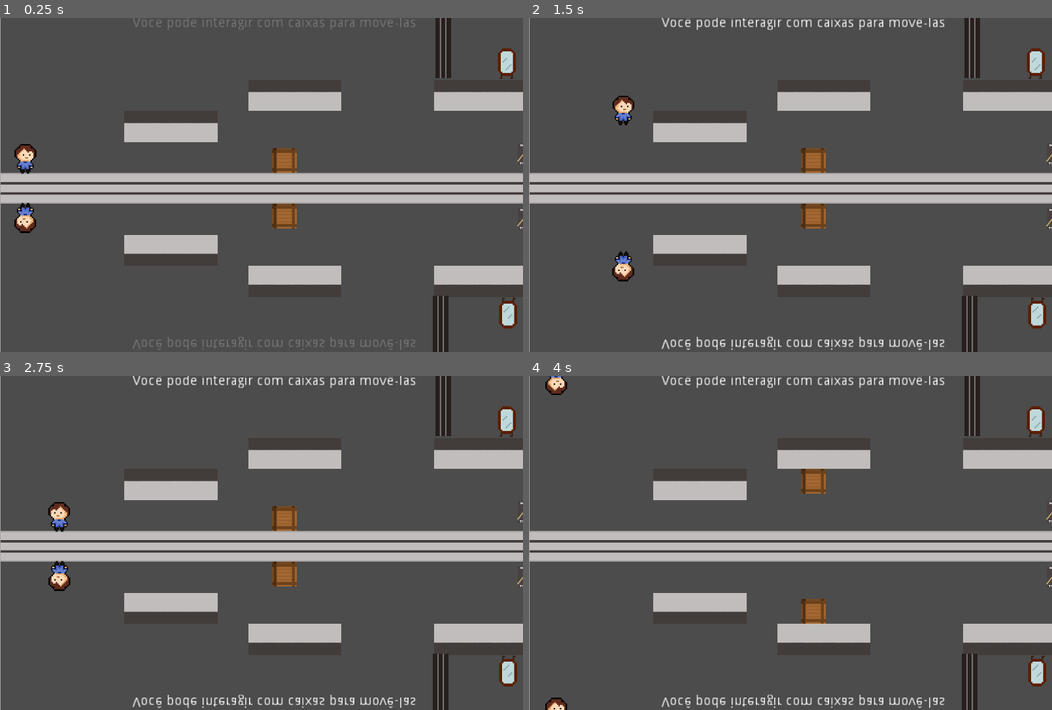
Above: before the commit, frames 1-4 (two rows, left to right).
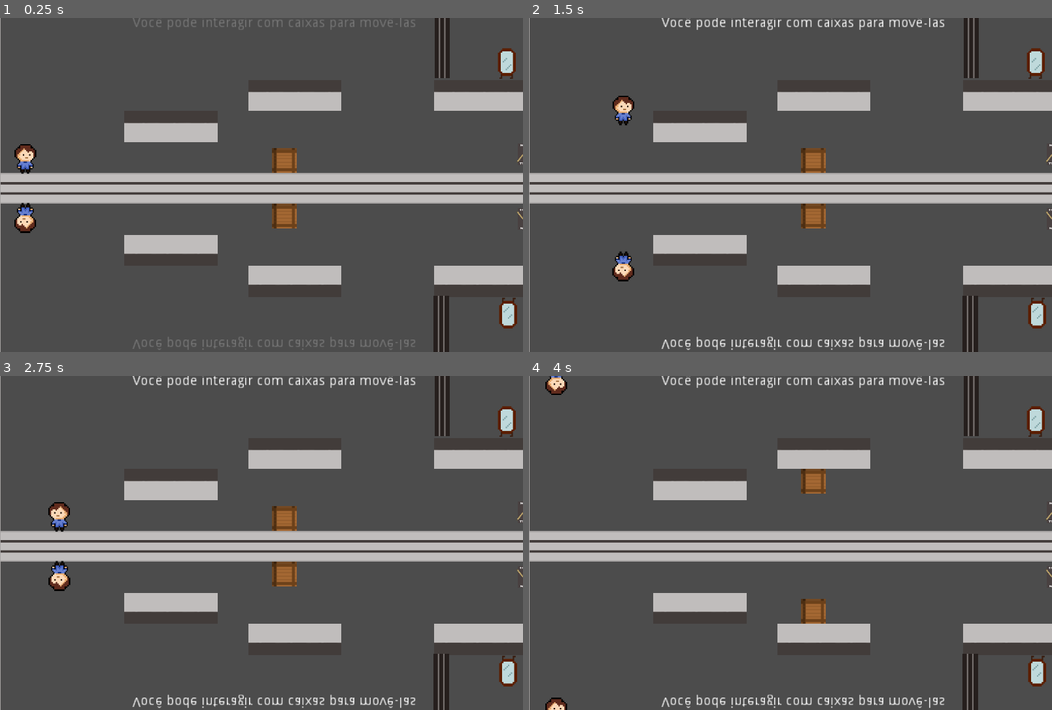
Above: after the commit, the same moments.

Repository: papukweh/Sohlepse
Game: Godot game, scene res://Stages/stage6.tscn
Same seed, same stepped clock (60 frames per second), same inputs: the game is played once before the commit and once after it. This scene is started directly instead of the project's main scene.
Inputs:
- Up to frame 1 (0.25 s): no input
- Up to frame 2 (1.5 s): hold Right (move_right) 0.53-1.28 s; hold E (interact) 0.53-1.28 s; tap Up (jump) at 0.77 s; tap F (play) at 0.8, 1.35 s; hold Down (move_down) from 1.28 s (still down)
- Up to frame 3 (2.75 s): tap Up (jump) at 1.52 s; tap E (interact) at 1.55 s; release Down (move_down) at 2.03 s; hold Right (move_right) from 2.03 s (still down); tap H (change-h) at 2.1 s; tap F (play) at 2.3 s
- Up to frame 4 (4 s): tap V (change-v) at 2.85 s; tap Up (jump) at 3.02, 3.77 s; tap E (interact) at 3.05 s; release Right (move_right) at 3.53 s; hold Left (move_left) from 3.53 s (still down); hold E (interact) from 3.53 s (still down); tap F (play) at 3.8 s

The runs differ from the first frame. In frame 1, 0.4% of the frame differs, in the area x 82-100%, y 0-100%; in frame 2, 0.4%; in frame 3, 0.4%; in frame 4, 0.4%.

Commit message:
Conserta alavanca não espelhada

Diff:
--- a/Sohlepse/Manager/StageManager.tscn
+++ b/Sohlepse/Manager/StageManager.tscn
@@ -4,7 +4,7 @@
 [ext_resource path="res://Manager/Dual_screen.tscn" type="PackedScene" id=2]
 [ext_resource path="res://Menus/PauseMenu.tscn" type="PackedScene" id=3]
 
-[node name="StageManager" type="Node2D" index="0"]
+[node name="StageManager" type="Node2D"]
 
 script = ExtResource( 1 )
 _sections_unfolded = [ "Transform" ]
--- a/Sohlepse/Stages/Tutorial2.gd
+++ b/Sohlepse/Stages/Tutorial2.gd
@@ -1,7 +1,7 @@
 extends Node
 
-var playedcaixas = false
-var playedalavanca = false
+onready var playedcaixas = false
+onready var playedalavancas = false
 
 func _ready():
 	$AnimationPlayer.play("Caixas")
@@ -10,6 +10,8 @@
 	if not playedcaixas:
 		$AnimationPlayer.play_backwards("Caixas")
 		playedcaixas = true
-	if not playedalavanca:
+
+func _on_AnimationPlayer_animation_finished(anim):
+	if playedcaixas and not playedalavancas:
 		$AnimationPlayer.play("Alavancas")
-		playedalavanca = true
+		playedalavancas = true
--- a/Sohlepse/Stages/stage6.tscn
+++ b/Sohlepse/Stages/stage6.tscn
@@ -75,7 +75,7 @@
 [sub_resource type="RectangleShape2D" id=1]
 
 custom_solver_bias = 0.0
-extents = Vector2( 11.1828, 14.5196 )
+extents = Vector2( 67.0968, 27.4711 )
 
 [node name="stage6" index="0" instance=ExtResource( 1 )]
 
@@ -175,17 +175,17 @@
 [node name="Lever1" parent="Objects" index="3" instance=ExtResource( 5 )]
 
 position = Vector2( 1077.18, 415.512 )
-scale = Vector2( -1, 1 )
+scale = Vector2( -1, -1 )
 _sections_unfolded = [ "Collision", "Transform" ]
 
 [node name="Wall1" parent="Objects" index="4" instance=ExtResource( 6 )]
 
-position = Vector2( 915.111, 28.9895 )
+position = Vector2( 913.111, 28.9895 )
 scale = Vector2( 1, 2.99574 )
 
 [node name="Wall2" parent="Objects" index="5" instance=ExtResource( 6 )]
 
-position = Vector2( 910, 670 )
+position = Vector2( 911, 670 )
 scale = Vector2( 1, 2.99574 )
 
 [node name="Endgoal" parent="." index="5" instance=ExtResource( 7 )]
@@ -218,7 +218,7 @@
 mouse_default_cursor_shape = 0
 size_flags_horizontal = 1
 size_flags_vertical = 4
-custom_colors/font_color = Color( 1, 1, 1, 0 )
+custom_colors/font_color = Color( 1, 1, 1, 1 )
 text = "Você pode interagir com caixas para movê-las"
 autowrap = true
 percent_visible = 1.0
@@ -268,7 +268,7 @@
 mouse_default_cursor_shape = 0
 size_flags_horizontal = 1
 size_flags_vertical = 4
-custom_colors/font_color = Color( 1, 1, 1, 0 )
+custom_colors/font_color = Color( 1, 1, 1, 1 )
 text = "Você pode interagir com caixas para movê-las"
 autowrap = true
 percent_visible = 1.0
@@ -311,6 +311,7 @@
 anims/Alavancas = SubResource( 2 )
 anims/Caixas = SubResource( 3 )
 blend_times = [  ]
+_sections_unfolded = [ "Playback Options" ]
 
 [node name="Event" type="Area2D" parent="Tutorial" index="5"]
 
@@ -320,13 +321,17 @@
 gravity = 98.0
 linear_damp = 0.1
 angular_damp = 1.0
+collision_layer = 0
 audio_bus_override = false
 audio_bus_name = "Master"
+_sections_unfolded = [ "Collision" ]
 
 [node name="CollisionShape2D" type="CollisionShape2D" parent="Tutorial/Event" index="0"]
 
-position = Vector2( 20, -20 )
-scale = Vector2( 3.57692, 2.7549 )
+position = Vector2( 10, -30 )
+scale = Vector2( 0.252262, 1.94149 )
 shape = SubResource( 1 )
 
+[connection signal="animation_finished" from="Tutorial/AnimationPlayer" to="Tutorial" method="_on_AnimationPlayer_animation_finished"]
+
 [connection signal="body_entered" from="Tutorial/Event" to="Tutorial" method="_on_Event_body_entered"]
--- a/Sohlepse/global.gd
+++ b/Sohlepse/global.gd
@@ -7,8 +7,8 @@
 var current_stage = 1
 var unlocked_stage = 1
 
-const ACT2 = 2
-const ACT3 = 8
+const ACT2 = 4
+const ACT3 = 5
 const FINAL = 10
 
 func restart():
@@ -18,9 +18,9 @@
 	if current_stage < ACT2:
 		return 1
 	elif current_stage < ACT3:
+		return 3
+	else:
 		return 2
-	else:
-		return 3
 
 func progress():
 	savegame.open(save_path, File.READ)
